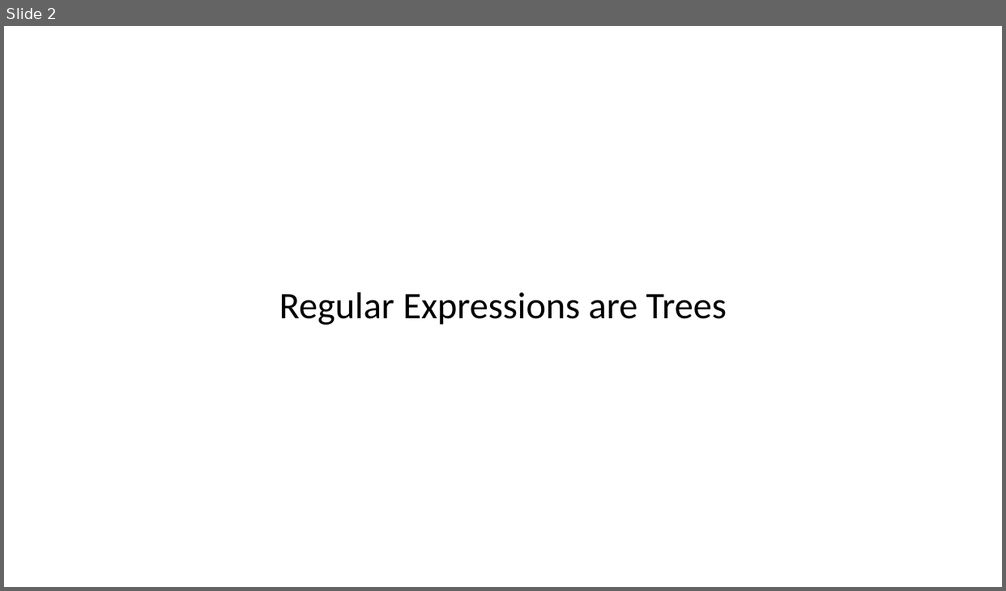
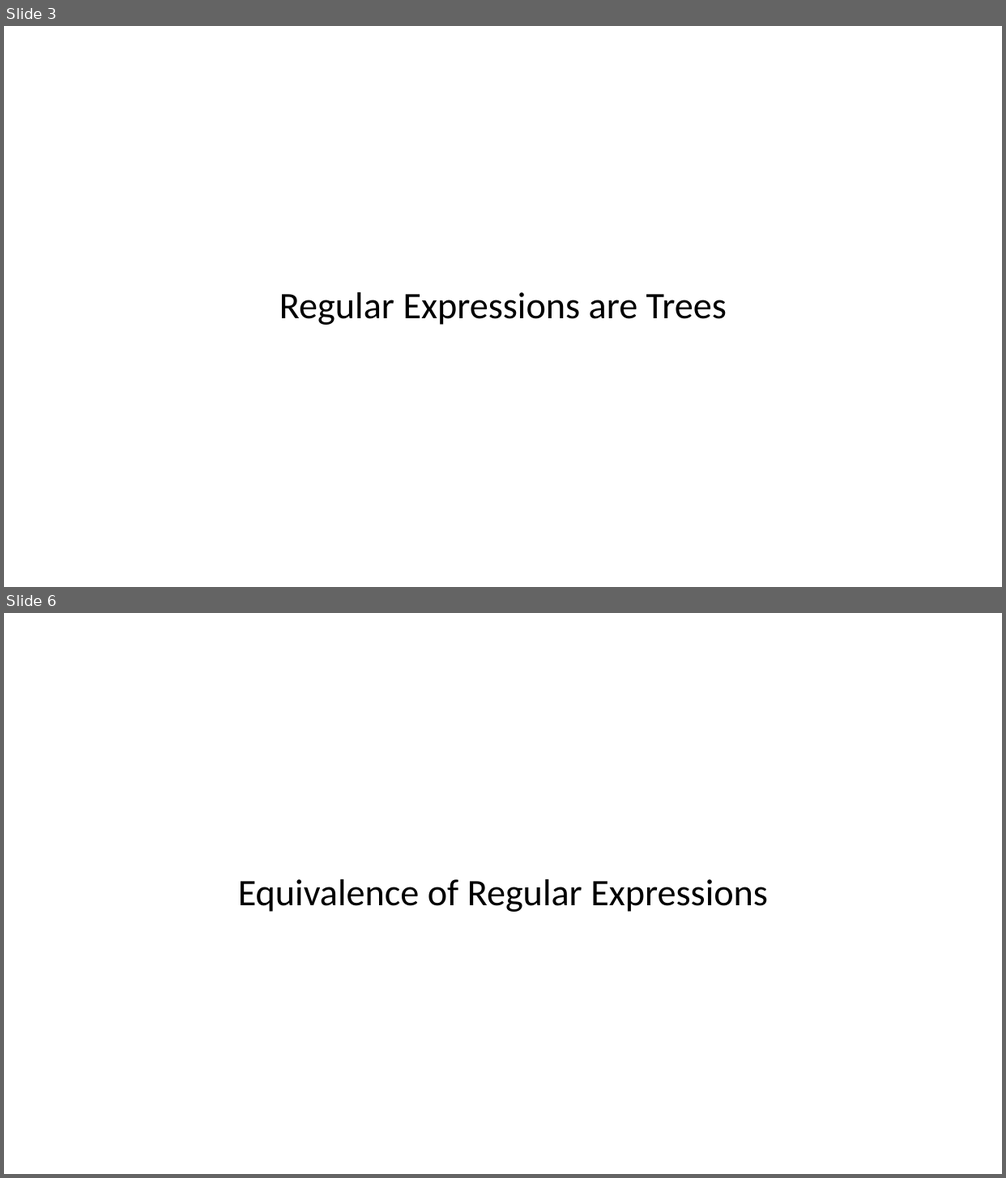
Before and after one commit to anoopsarkar/compilers-class, a slide deck: assets/ppt/lex/lex3-regexps-are-trees.pptx. Shown one above the other, each under a label of ours: slide 2 before the commit, slides 3 and 6 after it; the slides between them are not shown. The pictures are 1006x591 and 1006x1178 pixels, drawn with LibreOffice and Linux fonts; fonts in the diff are those of the drawing. Boxes give left, top, right and bottom in pixels: in the first picture for what was removed or moved away, otherwise in the second. Text is boxed around its words. In the diff, an @@ line names an element or a change of style, - is before the commit and + after.

```diff
--- a/assets/ppt/lex/lex3-regexps-are-trees.pptx
+++ b/assets/ppt/lex/lex3-regexps-are-trees.pptx
@@ slide 6 added at bbox=[4, 613, 1002, 1174], background #FFFFFF @@
@@ title added at bbox=[238, 879, 768, 912], 27 pt, text #000000 @@
+Equivalence of Regular Expressions
@@ what was slide 2 is now slide 3 @@
```
Also in this commit, not shown: 2 slides changed, 3 other slides added, 2 slides removed.
